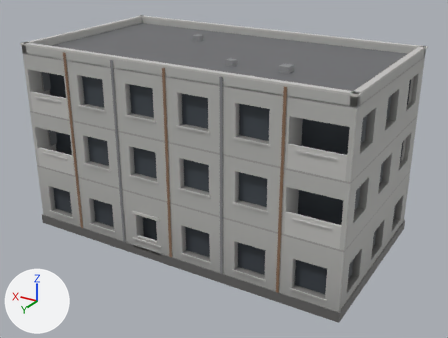
The glTF model assets/props/building_wide.glb as it was, and as the next commit left it.
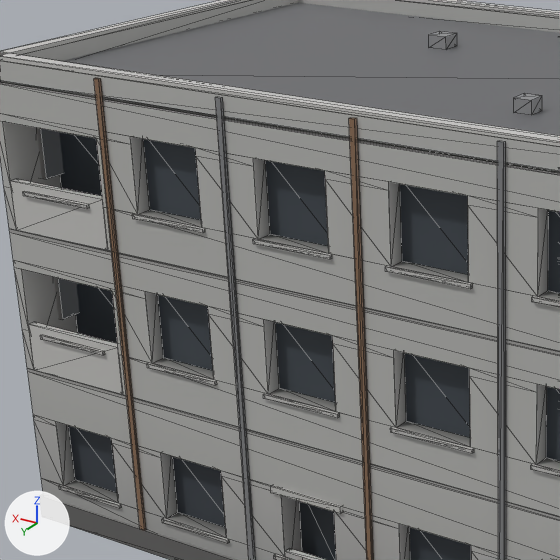
There are two pictures of each version: one whole from a 50 mm lens placed at (-16.31, 26.93, 17.03), pointed at (-0.42, 0.45, 3.79), one close up on the part from 6% to 54% of the width and 7% to 71% of the height. Every picture has the same lights, and +X, +Y and +Z are marked at lower left. The last two pictures show the newer version. The close-ups show mesh edges as thin lines. Vertices at exactly the same position are counted once.

Names of what the first close-up shows: 'building_wide.001'.
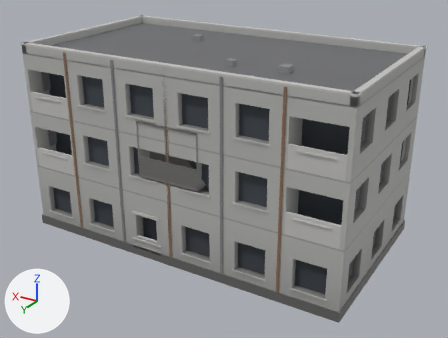
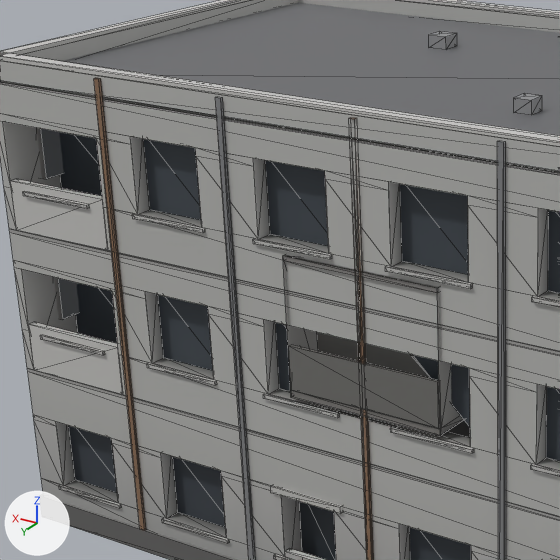
Location of each change, (x1, y1, x2, y2) in pixels of the close-ups (560 x 560 px; the box of a moved part takes in the faces that stretch with it):
part 1 of me_building_wide_001, added: after (291, 391, 463, 436)
part 2 of me_building_wide_001, added: after (283, 255, 439, 293)
part 3 of me_building_wide_001, added: after (289, 345, 439, 429)
part 4 of me_building_wide_001, moved or reshaped: before (283, 324, 403, 428); after (283, 255, 464, 436)

What changed in the scene script:
```text
Change me_building_wide_001:
    used by ob_building_wide_001; location = (0.0, 0.0, 0.0)
    remove me_building_wide_001.from_pydata(...)  # 1098 vertices, 1672 faces; spans x -9.1..9.1, y -5.0..5.0, z 0.0..10.4
    add me_building_wide_001.from_pydata(...)  # 1126 vertices, 1702 faces; spans x -9.1..9.1, y -5.0..5.0, z 0.0..10.4
    me_building_wide_001 part 1: a new loose piece, a box spanning x -1.7..1.7, y 4.15..5.01, z 4.61..4.75, in mat_defaultmaterial
    me_building_wide_001 part 2: a new loose piece, a box spanning x -1.7..1.7, y 4.152..5.012, z 7.36..7.46, in mat_defaultmaterial
    me_building_wide_001 part 3: a new loose piece, a box spanning x -1.68..1.68, y 4.942..5.032, z 4.75..5.67, in mat_defaultmaterial
    me_building_wide_001 part 4: 4 vertices removed from x -0.7..0.7, y 4.6..5.0, z 5.9..6.1; 8 vertices added at x -1.7..1.7, y 4.1..5.0, z 4.6..7.5
    other edits to the shape of me_building_wide_001 do not show in these pictures
```
